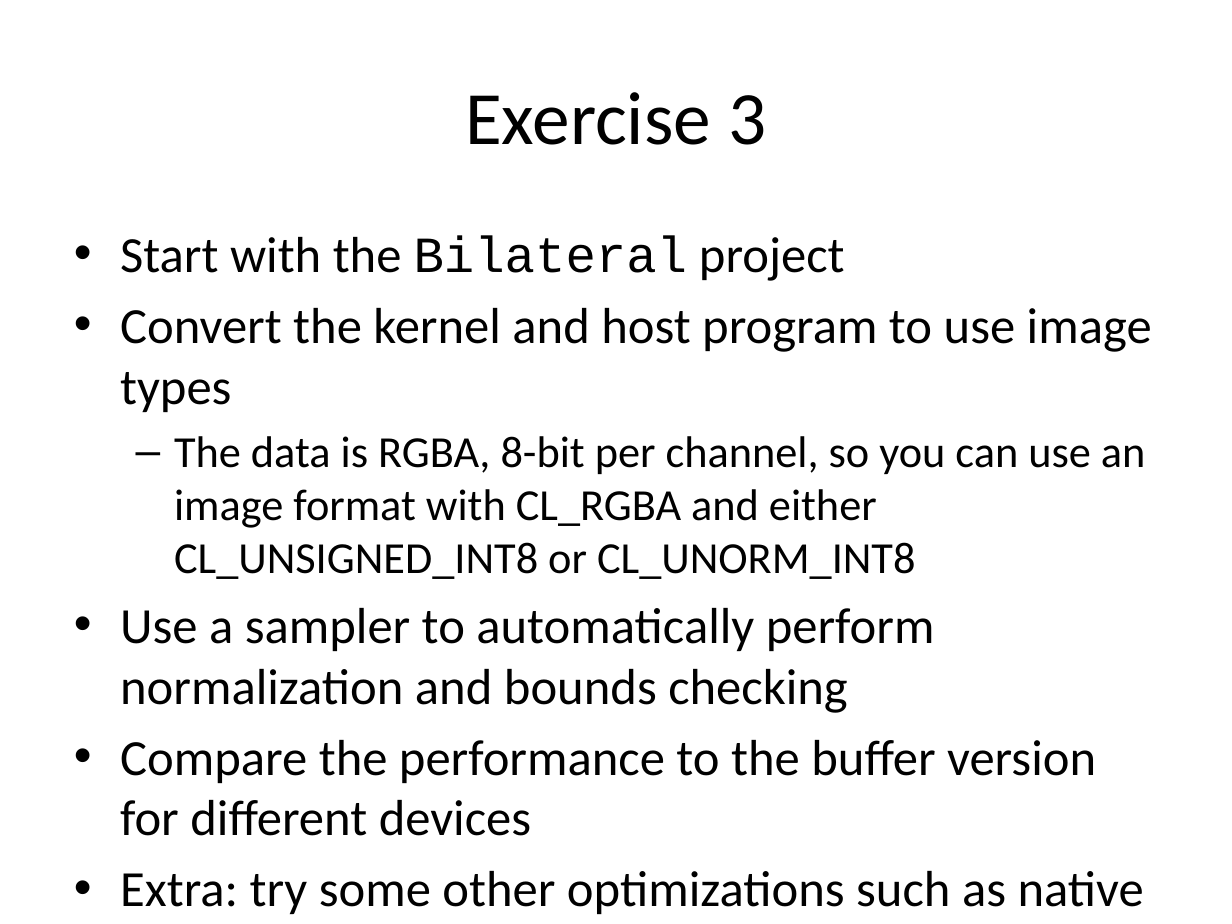
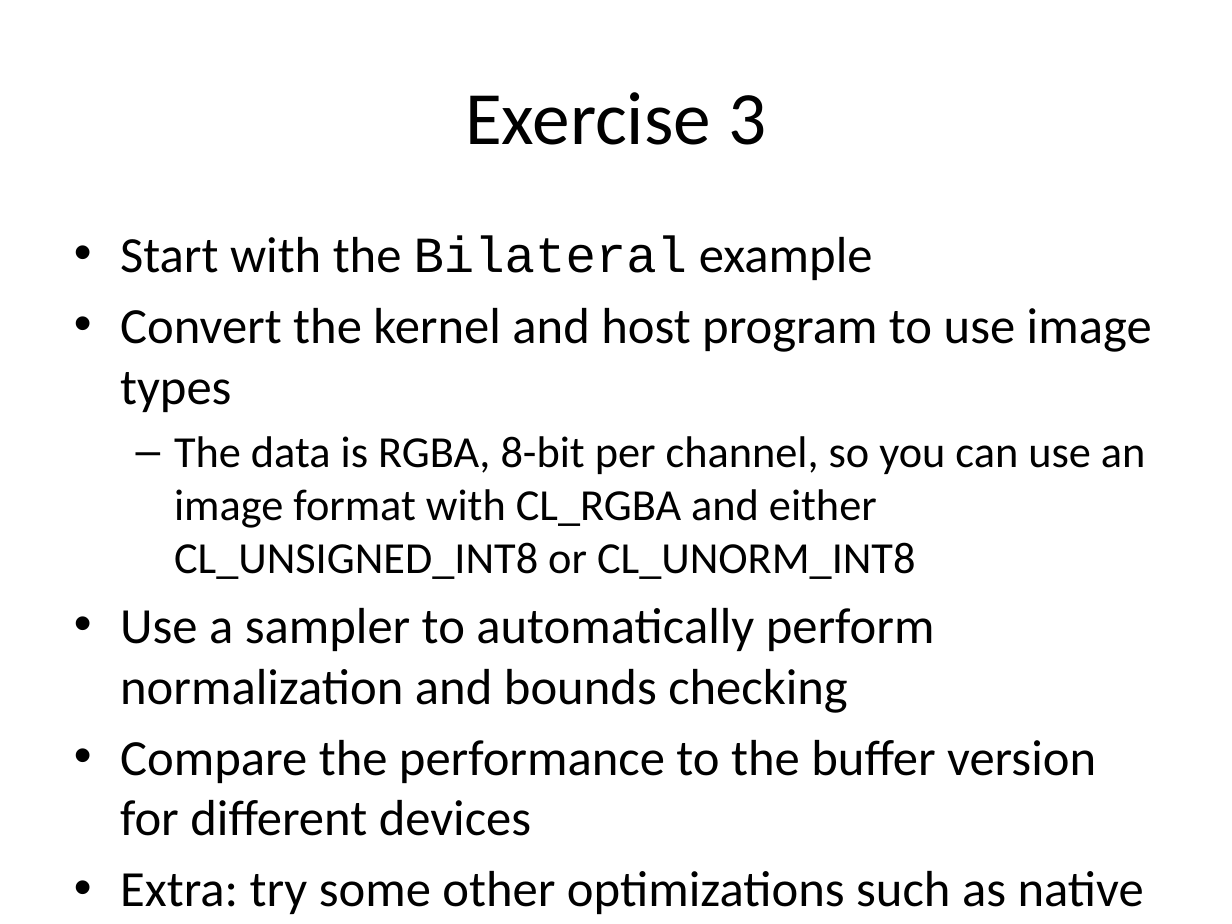
Before and after one commit to UoB-HPC/opencl-training-code, a slide deck: slide 79 of slides/advanced_part3.pptx. Drawn at 1232x924 pixels with LibreOffice and Linux fonts; fonts in the diff are those of the drawing. Boxes give left, top, right and bottom in pixels: in the first picture for what was removed or moved away, otherwise in the second. Text is boxed around its words. In the diff, an @@ line names an element or a change of style, - is before the commit and + after.

Commit message:
Fixed minor typos.

```diff
--- a/slides/advanced_part3.pptx
+++ b/slides/advanced_part3.pptx
@@ text at (x1=120, y1=235, x2=873, y2=280): text changed @@
-• Start with the Bilateral project
+• Start with the Bilateral example
```
Also in this commit, not shown: 1 other slide changed.
